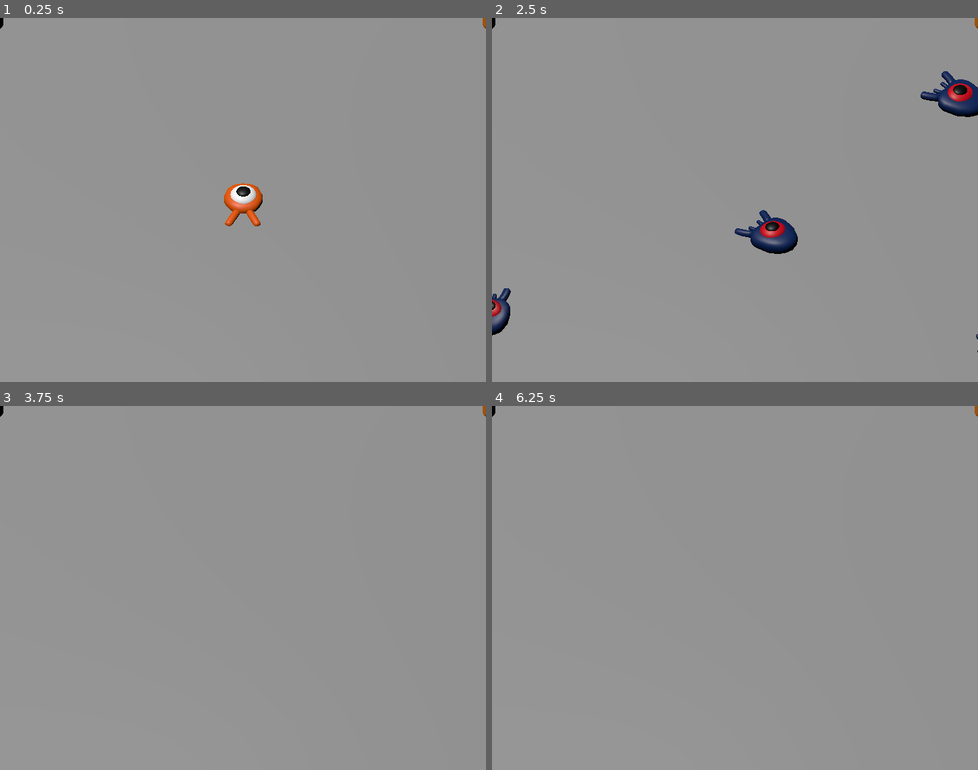
Above: before the commit, frames 1-4 (two rows, left to right).
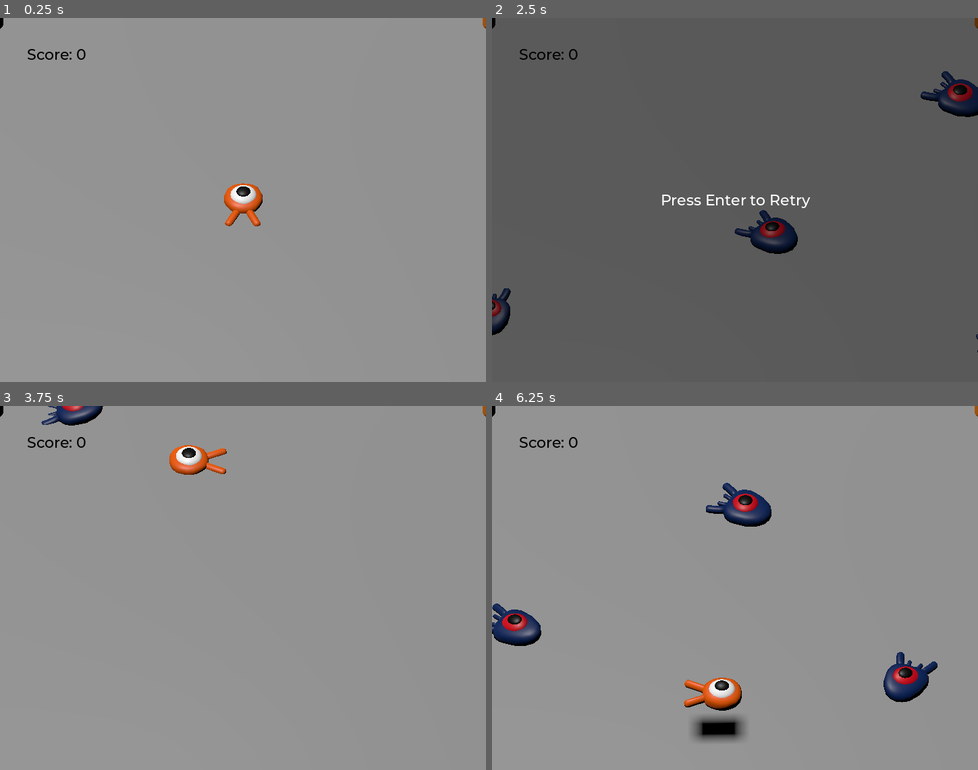
Above: after the commit, the same moments.

Repository: fckaye/GodotFirst3DGame
Game: Godot game, scene res://main.tscn
Two runs of this game, one before a commit and one after it. Both use one fixed random seed, a clock stepped at 60 frames per second and the inputs below.
Inputs:
- Up to frame 1 (0.25 s): no input
- Up to frame 2 (2.5 s): tap Enter (ui_accept) at 0.5, 1.35 s; hold Right (move_right) 0.53-1.28 s; hold Enter (ui_accept) 0.53-1.28 s; tap Space (jump) at 0.77, 1.52 s; hold Down (move_back) 1.28-2.03 s; hold Right (move_right) from 2.03 s (still down); hold Enter (ui_accept) from 2.03 s (still down)
- Up to frame 3 (3.75 s): release Right (move_right) at 2.78 s; release Enter (ui_accept) at 2.78 s; hold Up (move_forward) 2.78-3.53 s; tap Enter (ui_accept) at 2.85 s; tap Space (jump) at 3.02 s; hold Left (move_left) from 3.53 s (still down); hold Enter (ui_accept) from 3.53 s (still down)
- Up to frame 4 (6.25 s): tap Space (jump) at 3.77, 4.52, 6.02 s; release Enter (ui_accept) at 4.28 s; tap Enter (ui_accept) at 4.35, 5.85 s; release Left (move_left) at 5.03 s; hold Down (move_back) 5.03-5.78 s; hold Enter (ui_accept) 5.03-5.78 s; hold Right (move_right) from 5.78 s (still down)

The runs differ from the first frame. In frame 1, 0.1% of the frame differs, in the area x 5-18%, y 8-12%; in frame 2, 99%, in the area x 0-100%, y 0-100%; in frame 3, 1.3%; in frame 4, 4.3%.

Commit message:
Basic UI and background music.

Diff:
--- /dev/null
+++ b/MusicPlayer.tscn
@@ -0,0 +1,7 @@
+[gd_scene load_steps=2 format=3 uid="uid://bmrsid5or5nmn"]
+
+[ext_resource type="AudioStream" uid="uid://c4ftlhcrscik6" path="res://art/House In a Forest Loop.ogg" id="1_s64fr"]
+
+[node name="MusicPlayer" type="AudioStreamPlayer"]
+stream = ExtResource("1_s64fr")
+autoplay = true
--- /dev/null
+++ b/ScoreLabel.gd
@@ -0,0 +1,7 @@
+extends Label
+
+var score = 0
+
+func _on_mob_squashed():
+	score += 1
+	text = "Score: %s" % score
--- a/main.gd
+++ b/main.gd
@@ -1,6 +1,9 @@
 extends Node
 
 @export var mob_scene: PackedScene
+
+func _ready():
+	$UserInterface/Retry.hide()
 
 func _on_mob_timer_timeout():
 	# Create a new instance of Mob
@@ -18,6 +21,15 @@
 	# Spawn mob by adding to Main scene
 	add_child(mob)
 
+	# Connect the mob to the score label to update score upon squashing
+	mob.squashed.connect($UserInterface/ScoreLabel._on_mob_squashed.bind())
+
 
 func _on_player_hit():
 	$MobTimer.stop()
+	$UserInterface/Retry.show()
+
+func _unhandled_input(event):
+	if event.is_action_pressed("ui_accept") and $UserInterface/Retry.visible:
+		# Restart the current scene
+		get_tree().reload_current_scene()
--- a/main.tscn
+++ b/main.tscn
@@ -1,8 +1,10 @@
-[gd_scene load_steps=9 format=3 uid="uid://bm4j173nfbwfh"]
+[gd_scene load_steps=12 format=3 uid="uid://bm4j173nfbwfh"]
 
 [ext_resource type="Script" path="res://main.gd" id="1_775f0"]
 [ext_resource type="PackedScene" uid="uid://cj8e3ktm8ihv5" path="res://player.tscn" id="1_db5d8"]
 [ext_resource type="PackedScene" uid="uid://cq318cwmbjd5i" path="res://mob.tscn" id="2_7e0y6"]
+[ext_resource type="FontFile" uid="uid://bdrn8si70pna0" path="res://fonts/Montserrat-Medium.ttf" id="4_bedyb"]
+[ext_resource type="Script" path="res://ScoreLabel.gd" id="5_7wmqs"]
 
 [sub_resource type="BoxShape3D" id="BoxShape3D_32j2x"]
 size = Vector3(60, 2, 60)
@@ -22,6 +24,10 @@
 "tilts": PackedFloat32Array(0, 0, 0, 0, 0)
 }
 point_count = 5
+
+[sub_resource type="Theme" id="Theme_hwyc8"]
+default_font = ExtResource("4_bedyb")
+default_font_size = 22
 
 [node name="Main" type="Node"]
 script = ExtResource("1_775f0")
@@ -80,5 +86,50 @@
 wait_time = 0.5
 autostart = true
 
+[node name="UserInterface" type="Control" parent="."]
+layout_mode = 3
+anchors_preset = 15
+anchor_right = 1.0
+anchor_bottom = 1.0
+grow_horizontal = 2
+grow_vertical = 2
+theme = SubResource("Theme_hwyc8")
+
+[node name="ScoreLabel" type="Label" parent="UserInterface"]
+layout_mode = 0
+offset_left = 40.0
+offset_top = 40.0
+offset_right = 101.0
+offset_bottom = 66.0
+theme_override_colors/font_color = Color(0, 0, 0, 1)
+text = "Score: 0"
+script = ExtResource("5_7wmqs")
+
+[node name="Retry" type="ColorRect" parent="UserInterface"]
+layout_mode = 1
+anchors_preset = 15
+anchor_right = 1.0
+anchor_bottom = 1.0
+grow_horizontal = 2
+grow_vertical = 2
+color = Color(0, 0, 0, 0.388235)
+
+[node name="Label" type="Label" parent="UserInterface/Retry"]
+layout_mode = 1
+anchors_preset = 8
+anchor_left = 0.5
+anchor_top = 0.5
+anchor_right = 0.5
+anchor_bottom = 0.5
+offset_left = -110.0
+offset_top = -15.5
+offset_right = 110.0
+offset_bottom = 15.5
+grow_horizontal = 2
+grow_vertical = 2
+text = "Press Enter to Retry"
+horizontal_alignment = 1
+vertical_alignment = 1
+
 [connection signal="hit" from="Player" to="." method="_on_player_hit"]
 [connection signal="timeout" from="MobTimer" to="." method="_on_mob_timer_timeout"]
--- a/project.godot
+++ b/project.godot
@@ -14,6 +14,10 @@
 run/main_scene="res://main.tscn"
 config/features=PackedStringArray("4.1")
 config/icon="res://icon.png"
+
+[autoload]
+
+MusicPlayer="*res://MusicPlayer.tscn"
 
 [display]
 
